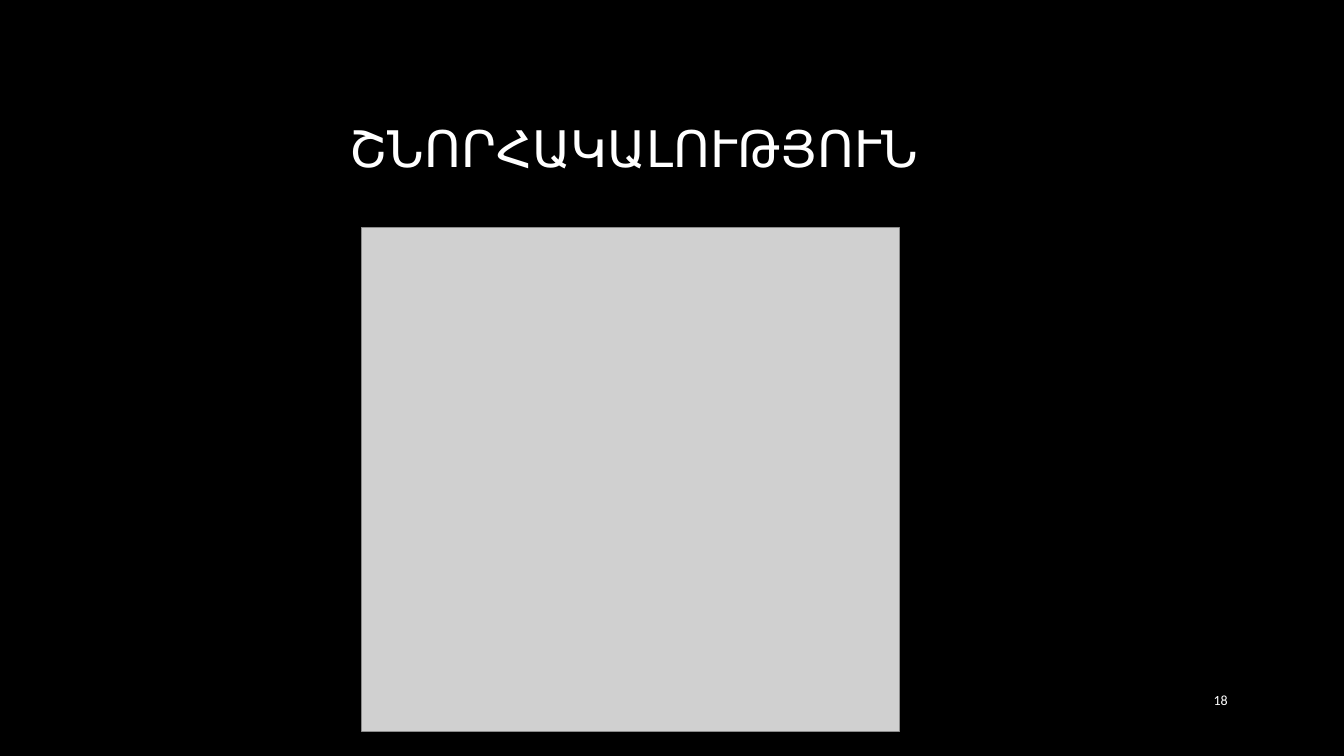
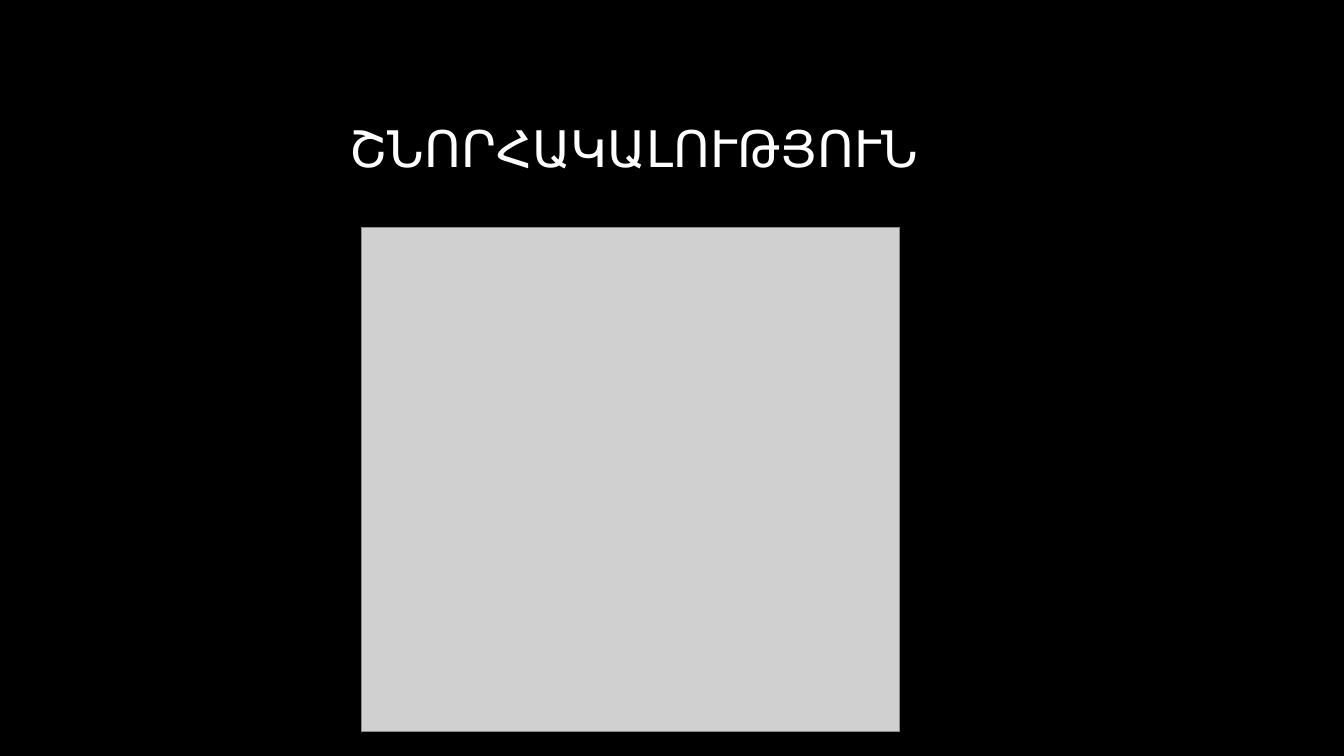
Before and after one commit to CGevorg/OpenKrypton, a slide deck: slide 18 of presentation/Presentation.pptx. Drawn at 1344x756 pixels with LibreOffice and Linux fonts; fonts in the diff are those of the drawing; grey boxes stand for pictures; background and template pictures are left out. Boxes give left, top, right and bottom in pixels: in the first picture for what was removed or moved away, otherwise in the second. Text is boxed around its words. In the diff, an @@ line names an element or a change of style, - is before the commit and + after.

```diff
--- a/presentation/Presentation.pptx
+++ b/presentation/Presentation.pptx
@@ page number removed at <box>1214,695,1228,705</box> @@
-18
```
Also in this commit, not shown: 5 other slides changed, 1 slide added, 1 slide removed.
